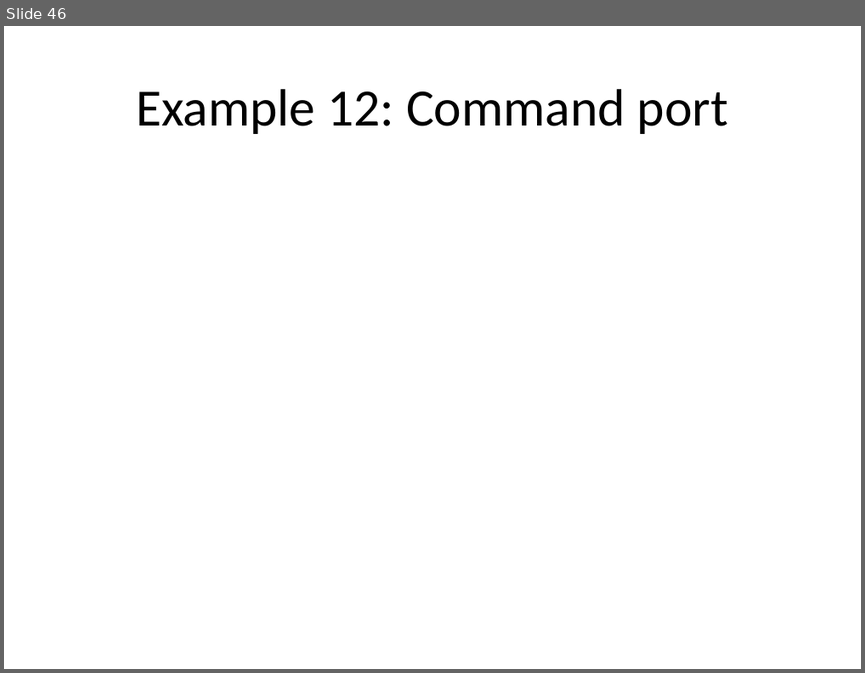
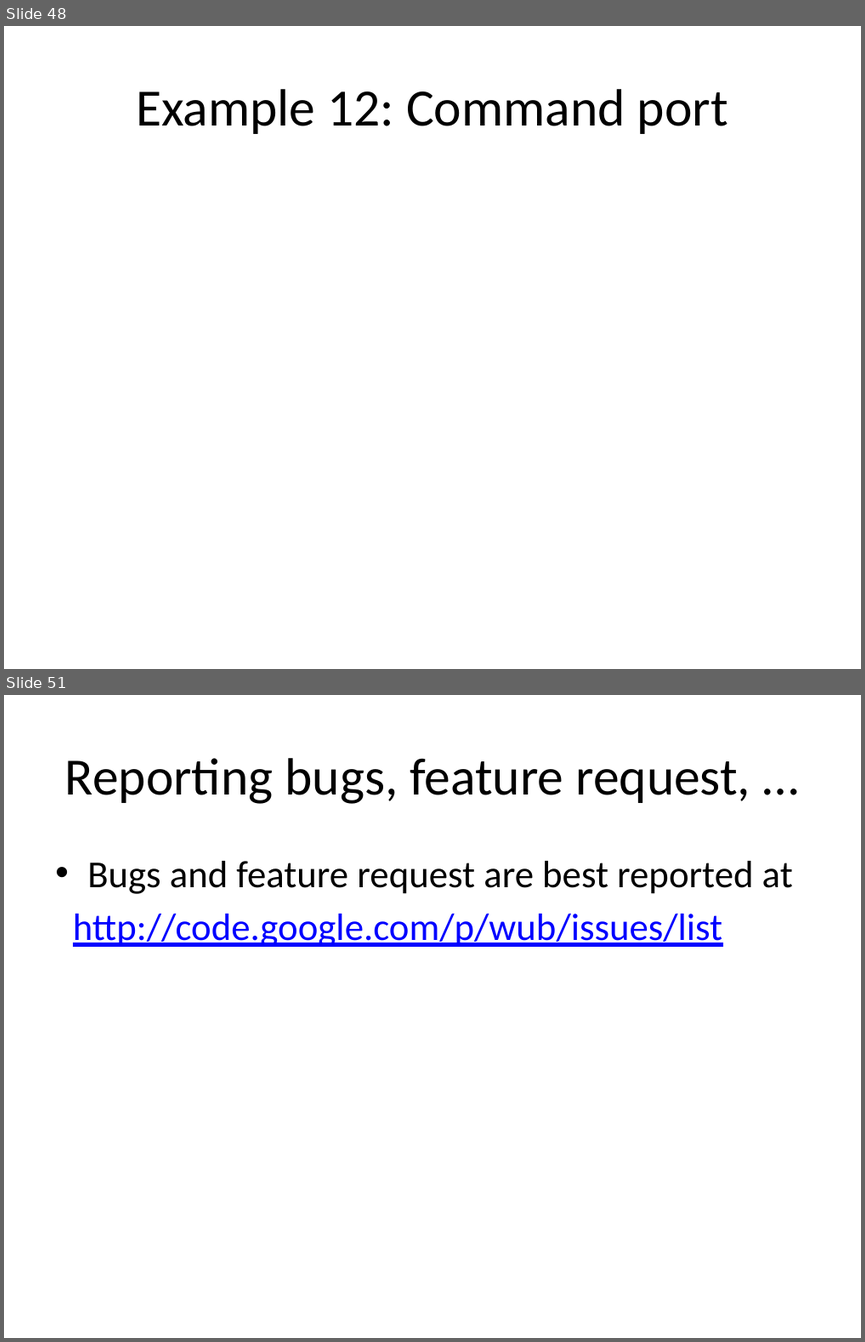
Before and after one commit to jdc8/wubwikit, a slide deck: wubexamples/Lets_Wub.pptx. Shown one above the other, each under a label of ours: slide 46 before the commit, slides 48 and 51 after it; the slides between them are not shown. The pictures are 865x673 and 865x1342 pixels, drawn with LibreOffice and Linux fonts; fonts in the diff are those of the drawing; background and template pictures are left out. Boxes give left, top, right and bottom in pixels: in the first picture for what was removed or moved away, otherwise in the second. Text is boxed around its words. In the diff, an @@ line names an element or a change of style, - is before the commit and + after.

```diff
--- a/wubexamples/Lets_Wub.pptx
+++ b/wubexamples/Lets_Wub.pptx
@@ slide 51 added at [4, 695, 861, 1338], background #FFFFFF @@
@@ title added at [65, 758, 750, 804], 44 pt, text #000000 @@
+Reporting bugs, feature request, …
@@ text added at [73, 861, 793, 947], 32 pt, text #0000FF, underline @@
+• Bugs and feature request are best reported at
+http://code.google.com/p/wub/issues/list
@@ what was slide 46 is now slide 48 @@
```
Also in this commit, not shown: 15 slides changed, 5 other slides added, 1 slide removed.
